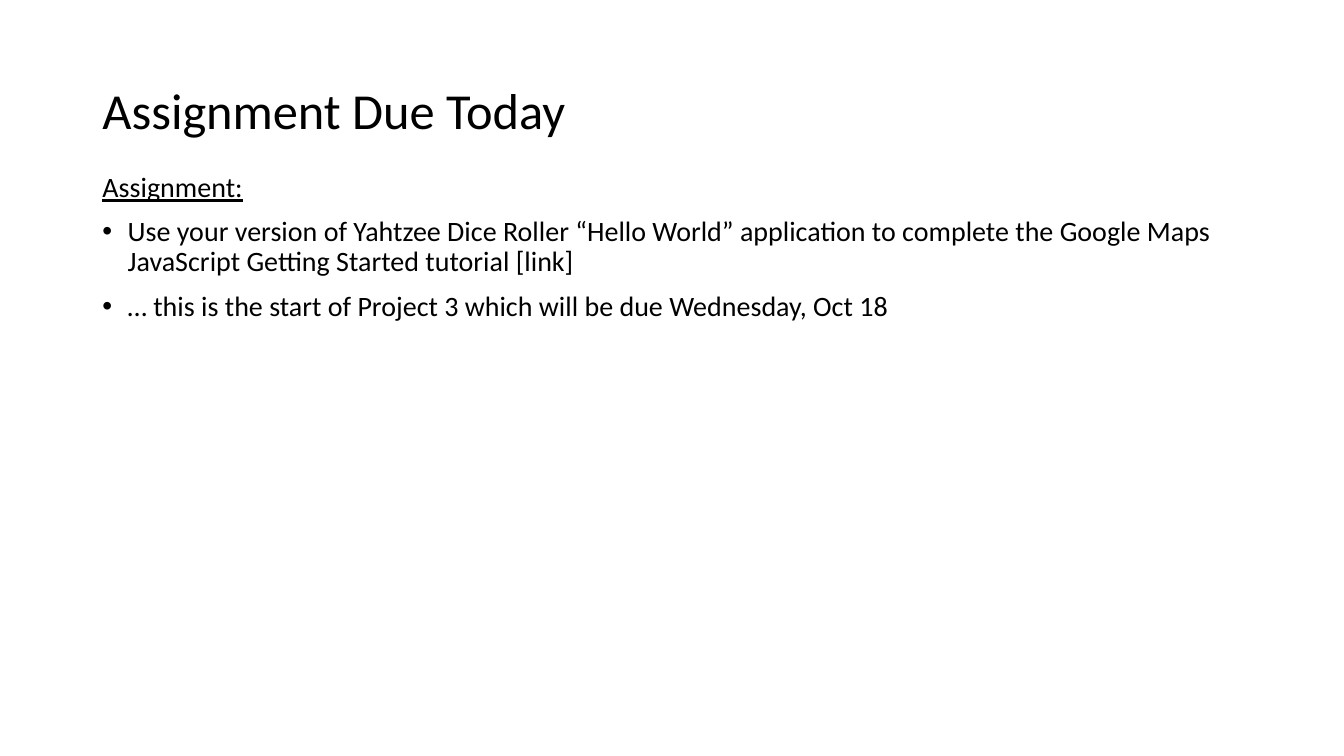
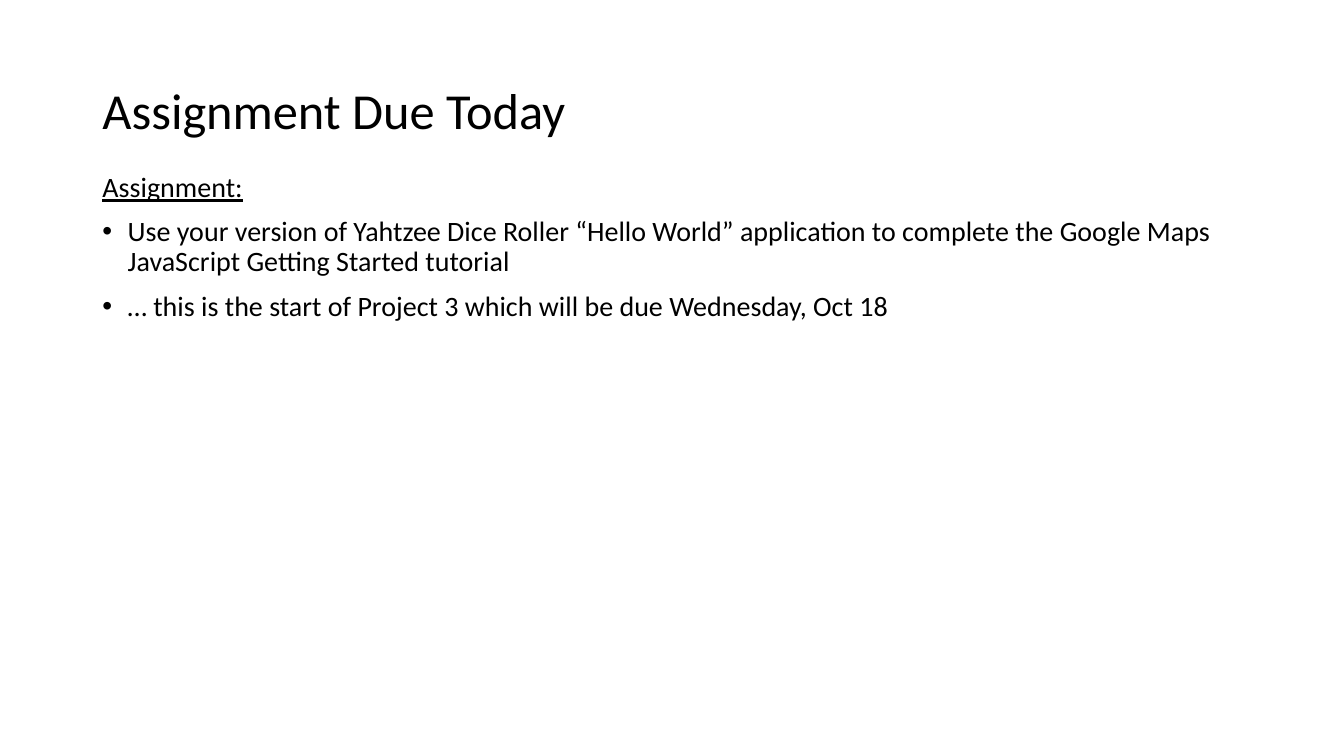
Before and after one commit to EricJPogue/www-epogue-info, a slide deck: slide 2 of CPSC-24700/Presentations/session-17.pptx. Drawn at 1344x756 pixels with LibreOffice and Linux fonts; fonts in the diff are those of the drawing. Boxes give left, top, right and bottom in pixels: in the first picture for what was removed or moved away, otherwise in the second. Text is boxed around its words. In the diff, an @@ line names an element or a change of style, - is before the commit and + after.

```diff
--- a/CPSC-24700/Presentations/session-17.pptx
+++ b/CPSC-24700/Presentations/session-17.pptx
@@ text at box(128, 221, 1210, 276): text changed @@
-• Use your version of Yahtzee Dice Roller “Hello World” application to complete the Google Maps JavaScript Getting Started tutorial [link]
+• Use your version of Yahtzee Dice Roller “Hello World” application to complete the Google Maps JavaScript Getting Started tutorial
```
Also in this commit, not shown: 3 other slides changed, 8 other files.
